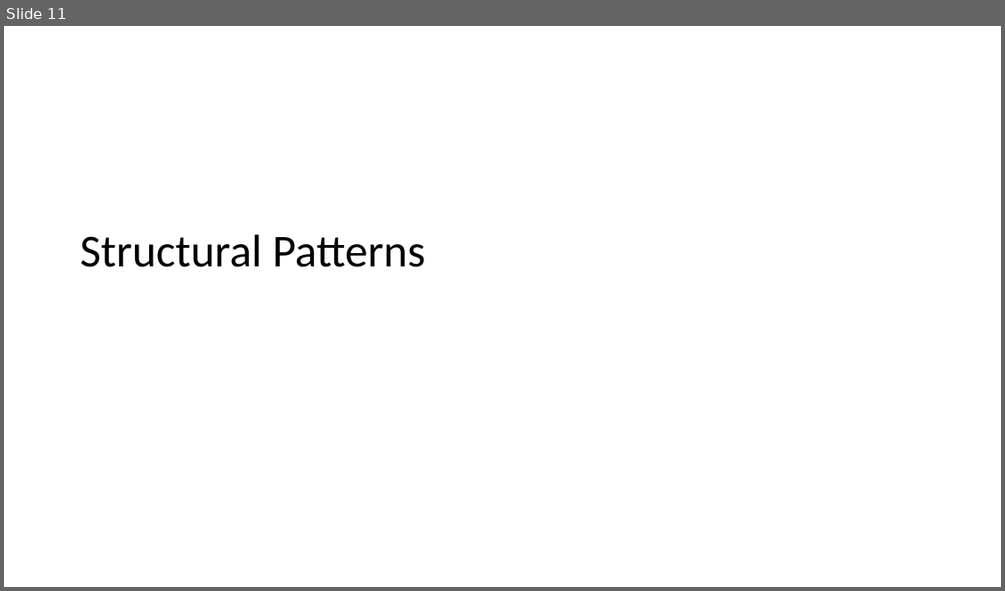
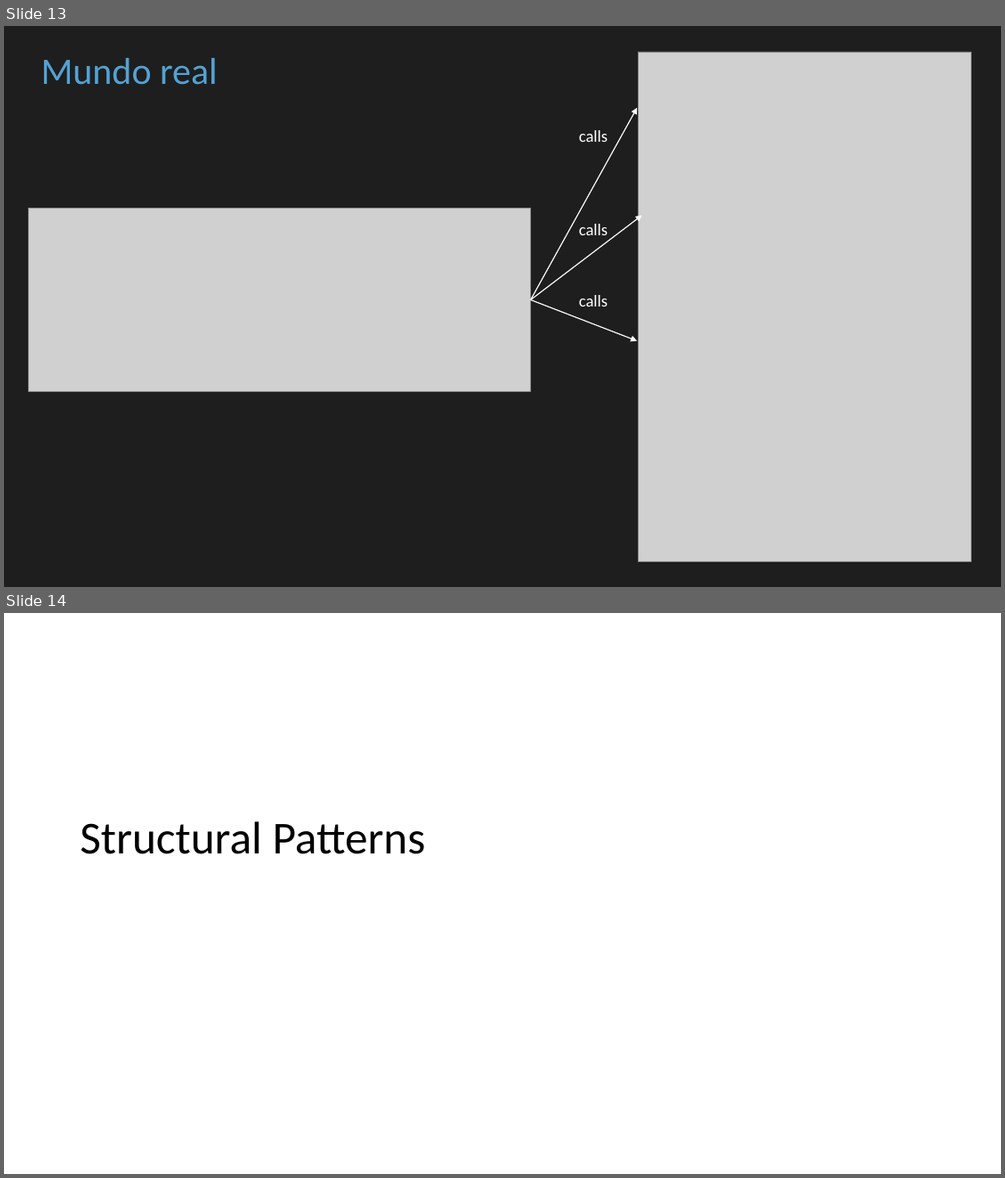
Before and after one commit to cbastos/jsdaycan2019-typescript-patterns, a slide deck: slides/Patrones de diseño con Typescript en el mundo real.pptx. Shown one above the other, each under a label of ours: slide 11 before the commit, slides 13 and 14 after it. The pictures are 1005x591 and 1005x1178 pixels, drawn with LibreOffice and Linux fonts; fonts in the diff are those of the drawing; grey boxes stand for pictures. Boxes give left, top, right and bottom in pixels: in the first picture for what was removed or moved away, otherwise in the second. Text is boxed around its words. In the diff, an @@ line names an element or a change of style, - is before the commit and + after.

```diff
--- a/slides/Patrones de diseño con Typescript en el mundo real.pptx
+++ b/slides/Patrones de diseño con Typescript en el mundo real.pptx
@@ slide 13 added at (4,26,1001,587), background #1E1E1E @@
@@ picture added at (638,52,971,562) @@
@@ text added at (41,58,218,85), 36 pt, text #53A2D3 @@
+Mundo real
@@ arrow added from (531, 300) to (638, 108), #FFFFFF 1 pt @@
@@ text added at (579,130,607,142), 16 pt, text #FFFFFF @@
+calls
@@ picture added at (29,208,531,392) @@
@@ arrow added from (531, 300) to (642, 216), #FFFFFF 1 pt @@
@@ text added at (579,224,607,235), 16 pt, text #FFFFFF @@
+calls
@@ arrow added from (531, 300) to (638, 341), #FFFFFF 1 pt @@
@@ text added at (579,295,607,306), 16 pt, text #FFFFFF @@
+calls
@@ what was slide 11 is now slide 14 @@
```
Also in this commit, not shown: 2 other slides added, 3 other files.
